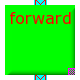
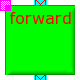
Layered file, before and after one edit (80x80). Changes by layer:
painted on "Background" over [0, 0, 75, 75]
